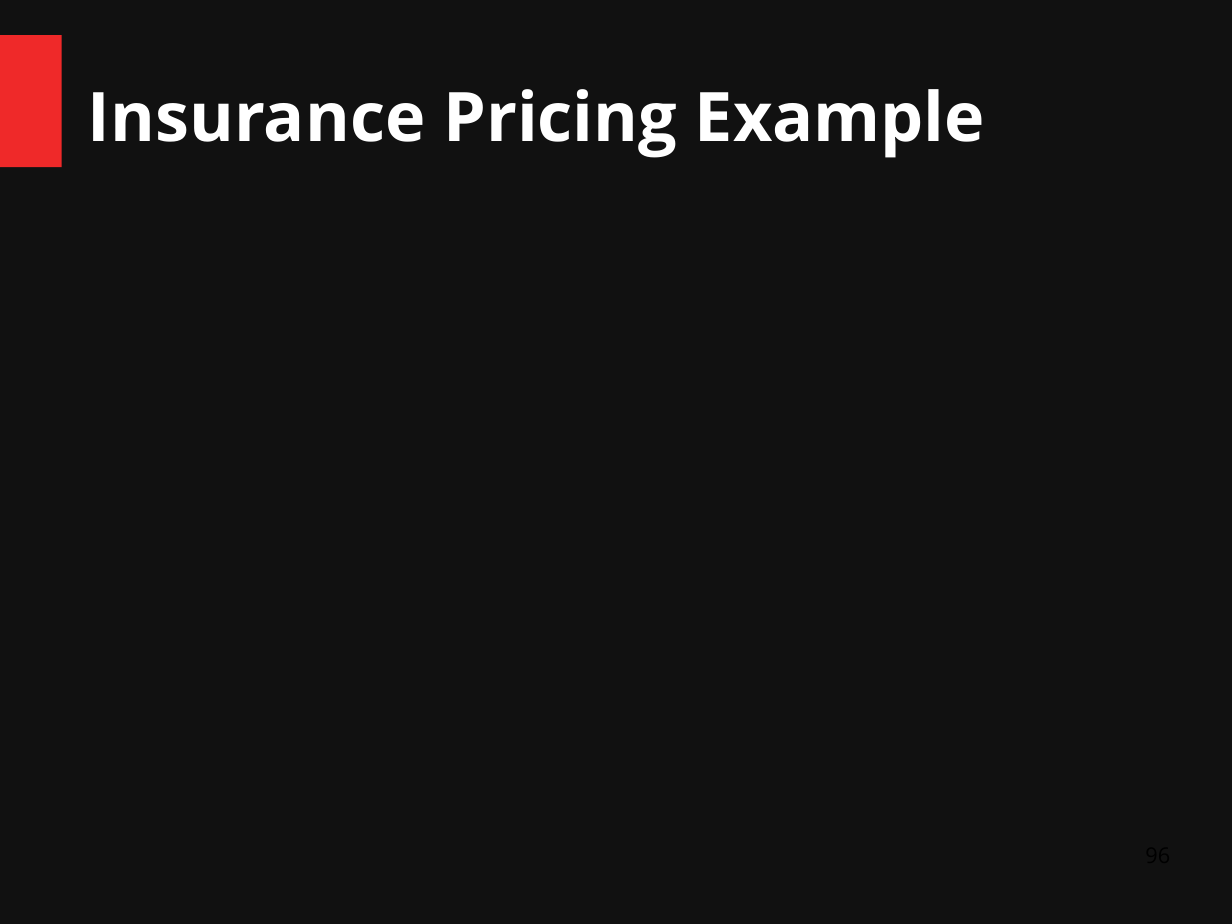
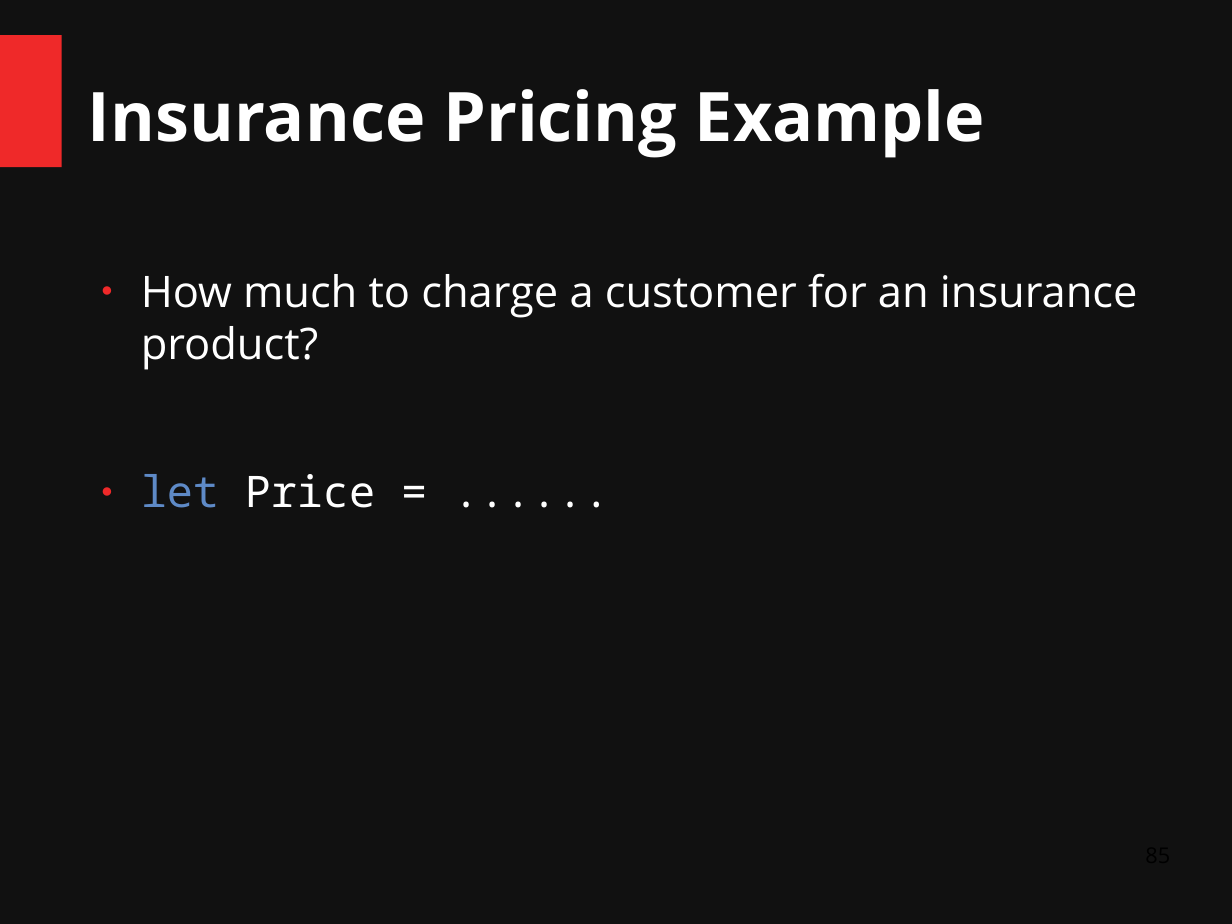
Before and after one commit to ChangHaiBin/FSharpPowerPoint, a slide deck: slide 85 of FSharp Talk Dark.odp (slide 96 before the commit). Drawn at 1232x924 pixels with LibreOffice and Linux fonts; fonts in the diff are those of the drawing. Boxes give left, top, right and bottom in pixels: in the first picture for what was removed or moved away, otherwise in the second. Text is boxed around its words. In the diff, an @@ line names an element or a change of style, - is before the commit and + after.

```diff
--- a/FSharp Talk Dark.odp
+++ b/FSharp Talk Dark.odp
@@ text added at (141, 273, 1138, 508), 28 pt, text #FFFFFF @@
+● How much to charge a customer for an insurance product?
+● let Price = ......
```
Also in this commit, not shown: 3 other slides changed, 10 slides added, 1 slide removed, 4 other files.
